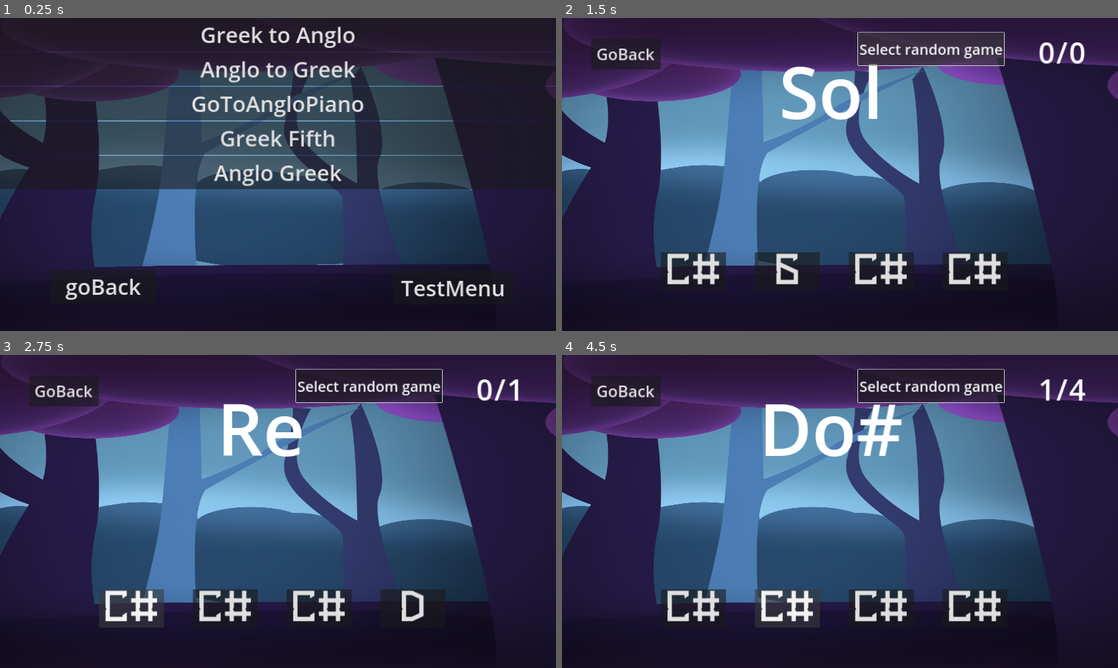
Above: before the commit, frames 1-4 (two rows, left to right).
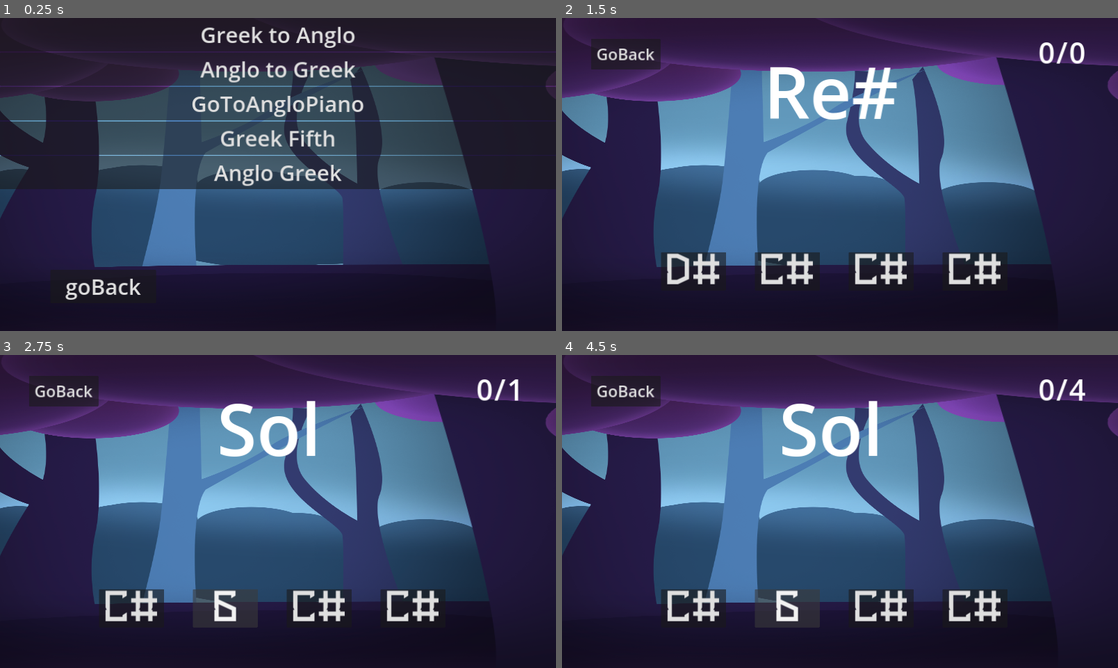
Above: after the commit, the same moments.

Repository: zur11/music_app_backup_1
Game: Godot game, scene res://main.tscn
The game is run twice, just before and just after one commit, with the same random seed, the same clock (stepped at 60 frames per second) and the same inputs.
Inputs (mouse positions are in pixels of both pictures, inside the frame that each line leads up to):
- Up to frame 1 (0.25 s): no input
- Up to frame 2 (1.5 s): click "Greek to Anglo" at 0.5 s; click (928, 49) at 1.25 s, where only the run before the commit has a clickable "Select random game"
- Up to frame 3 (2.75 s): click "C#" at 2 s
- Up to frame 4 (4.5 s): click "C#" at 2.75 s; click "C#" at 3.5 s; click "G" (after the commit: "C#") at 4.25 s

The runs differ from the first frame. In frame 1, 0.4% of the frame differs, in the area x 72-91%, y 84-90%; in frame 2, 4.1%; in frame 3, 4.9%; in frame 4, 5.3%, in the area x 35-89%, y 4-86%.
Error before the commit: Cannot call method 'instantiate' on a null value. (res://game_screen/game_screen.gd:29)

Commit message:
remove randoms game selector and test menu

Diff:
--- a/game_screen/game_screen.gd
+++ b/game_screen/game_screen.gd
@@ -2,22 +2,14 @@
 
 var correct_answer: Note
 
-var random_input_buttons:PackedScene = load("res://game_screen/answers/random_input_buttons/random_input_buttons.tscn")
-var piano: PackedScene = load("res://game_screen/answers/piano/piano.tscn")
-var question_output:PackedScene = load("res://game_screen/questions/question_output.tscn")
-
 var anglo_greek_game := Game.new()
 var anglo_piano_game := Game.new()
 
-var games : Array[Game]= [anglo_greek_game, anglo_piano_game]
+var games : Array[Game]
 
 var current_game: Game = Game.new()
 
 func _ready():
-	anglo_greek_game.answers_packed_scene = random_input_buttons
-	anglo_greek_game.question_packed_scene = question_output
-	anglo_piano_game.answers_packed_scene = piano
-	anglo_piano_game.question_packed_scene = question_output
 	set_game_scenes()
 
 func set_game_scenes():
@@ -52,9 +44,5 @@
 	$QuestionContainer/Questions.set_new_question(correct_answer)
 	$AnswerContainer/Answers.set_new_question(correct_answer)
 
-func _on_select_game_button_pressed():
-	current_game = games[randi() % games.size()]
-	set_game_scenes()
-
 func _on_go_back_to_menu_button_pressed():
 	SceneManagerSystem.get_container("ScreenContainer").goto_previous_scene()
--- a/game_screen/game_screen_theme_1.tscn
+++ b/game_screen/game_screen_theme_1.tscn
@@ -24,15 +24,6 @@
 layout_mode = 1
 mouse_filter = 2
 
-[node name="SelectGameButton" type="Button" parent="."]
-layout_mode = 0
-offset_left = 1022.0
-offset_top = 51.0
-offset_right = 1527.0
-offset_bottom = 163.0
-theme_override_font_sizes/font_size = 50
-text = "Select random game"
-
 [node name="GoBackToMenuButton" type="Button" parent="."]
 layout_mode = 0
 offset_left = 100.0
@@ -42,5 +33,4 @@
 theme_override_font_sizes/font_size = 55
 text = "GoBack"
 
-[connection signal="pressed" from="SelectGameButton" to="." method="_on_select_game_button_pressed"]
 [connection signal="pressed" from="GoBackToMenuButton" to="." method="_on_go_back_to_menu_button_pressed"]
--- a/menus_screens/games_menu/games_menu.gd
+++ b/menus_screens/games_menu/games_menu.gd
@@ -10,9 +10,5 @@
 
 	SceneManagerSystem.get_container("ScreenContainer").goto_scene(game_screen)
 
-func _on_go_to_test_button_pressed():
-	var test_menu = load("res://menus_screens/test_menu/test_menu_theme_1.tscn").instantiate()
-	SceneManagerSystem.get_container("ScreenContainer").goto_scene(test_menu)
-
 func _on_go_back_pressed():
 	SceneManagerSystem.get_container("ScreenContainer").goto_previous_scene()
--- a/menus_screens/games_menu/games_menu_theme_1.tscn
+++ b/menus_screens/games_menu/games_menu_theme_1.tscn
@@ -77,16 +77,6 @@
 layout_mode = 2
 game = SubResource("Resource_2jqqi")
 
-[node name="GoToTestButton" type="Button" parent="."]
-layout_mode = 2
-offset_left = 1357.0
-offset_top = 874.0
-offset_right = 1773.0
-offset_bottom = 985.0
-theme_override_font_sizes/font_size = 75
-text = "TestMenu
-"
-
 [node name="GoBack" type="Button" parent="."]
 layout_mode = 2
 offset_left = 174.0
@@ -96,5 +86,4 @@
 theme_override_font_sizes/font_size = 75
 text = "goBack"
 
-[connection signal="pressed" from="GoToTestButton" to="." method="_on_go_to_test_button_pressed"]
 [connection signal="pressed" from="GoBack" to="." method="_on_go_back_pressed"]
